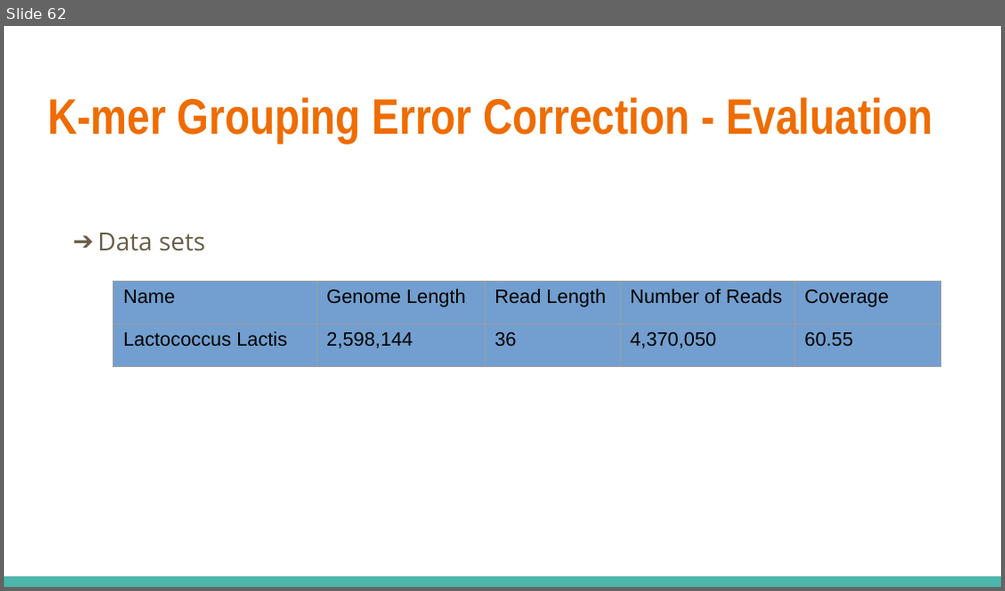
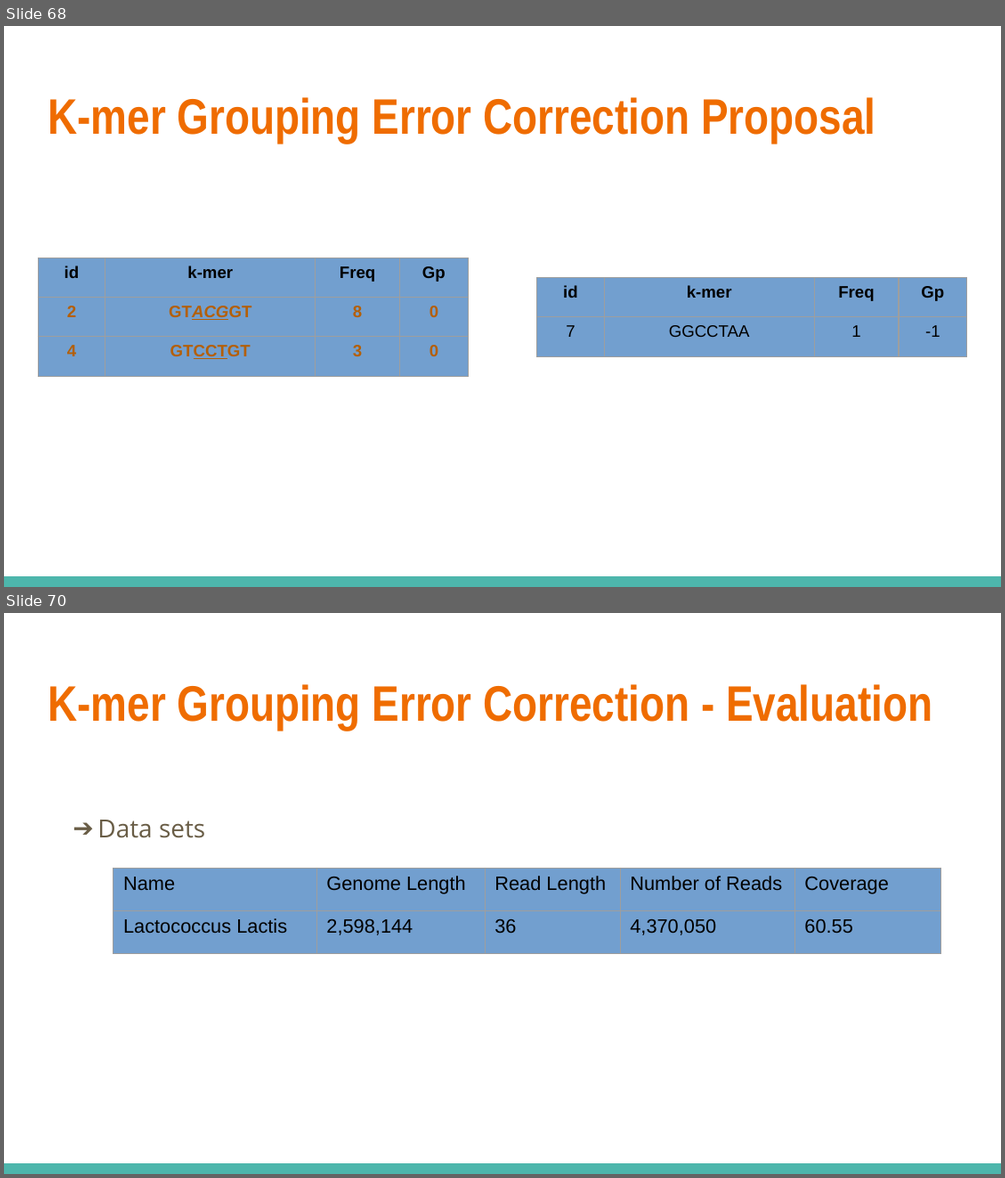
Before and after one commit to salmagomaa/masters-seminar, a slide deck: Presentation/DNA_Seq_Error_Corr_Alg.odp. Shown one above the other, each under a label of ours: slide 62 before the commit, slides 68 and 70 after it; the slides between them are not shown. The pictures are 1005x591 and 1005x1178 pixels, drawn with LibreOffice and Linux fonts; fonts in the diff are those of the drawing. Boxes give left, top, right and bottom in pixels: in the first picture for what was removed or moved away, otherwise in the second. Text is boxed around its words. In the diff, an @@ line names an element or a change of style, - is before the commit and + after.

```diff
--- a/Presentation/DNA_Seq_Error_Corr_Alg.odp
+++ b/Presentation/DNA_Seq_Error_Corr_Alg.odp
@@ slide 68 added at [4,26,1001,587], background #FFFFFF; not listed: 1 template element that a slide beside it also shows @@
@@ title added at [48,97,875,143], 36 pt, text #EF6C00, bold @@
+K-mer Grouping Error Correction Proposal
@@ table added at [38,258,401,376], 3 rows, 3 columns @@
+id | k-mer | Freq
+2 | GTACGGT | 8
+4 | GTCCTGT | 3
@@ table added at [400,258,469,376], 3 rows, 1 columns @@
+Gp
+0
+0
@@ table added at [536,277,899,356], 2 rows, 3 columns @@
+id | k-mer | Freq
+7 | GGCCTAA | 1
@@ table added at [898,277,967,356], 2 rows, 1 columns @@
+Gp
+-1
@@ what was slide 62 is now slide 70 @@
```
Also in this commit, not shown: 1 slide changed, 7 other slides added, 9 other files.
